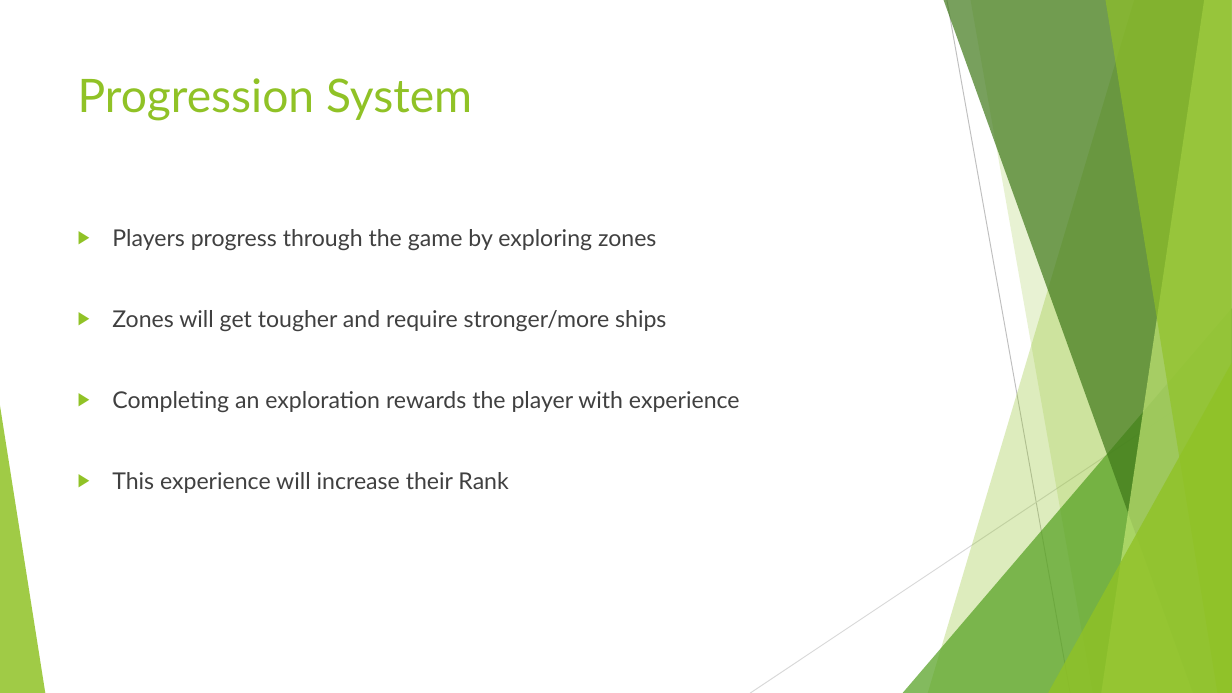
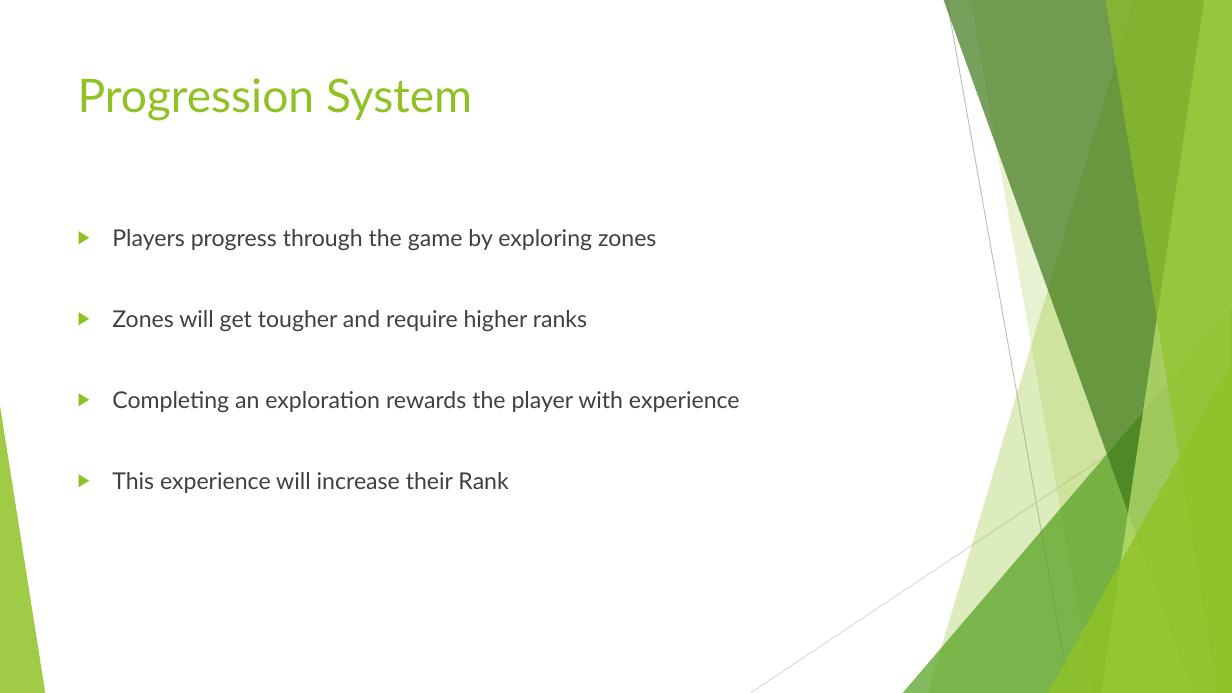
Before and after one commit to UoSGamesGroups/level-6-l6-group-5, a slide deck: slide 9 of Project Management/Pitches/Pitch 2.pptx (slide 8 before the commit). Drawn at 1232x693 pixels with LibreOffice and Linux fonts; fonts in the diff are those of the drawing. Boxes give left, top, right and bottom in pixels: in the first picture for what was removed or moved away, otherwise in the second. Text is boxed around its words. In the diff, an @@ line names an element or a change of style, - is before the commit and + after.

```diff
--- a/Project Management/Pitches/Pitch 2.pptx
+++ b/Project Management/Pitches/Pitch 2.pptx
@@ text at (112,310,587,331): text changed @@
-▶ Zones will get tougher and require stronger/more ships
+▶ Zones will get tougher and require higher ranks
```
Also in this commit, not shown: 3 other slides changed, 1 slide added.
